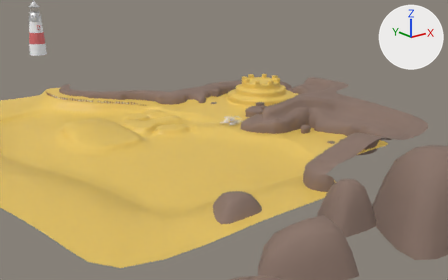
A saved change to the glTF model models/beach_1/beach.glb.
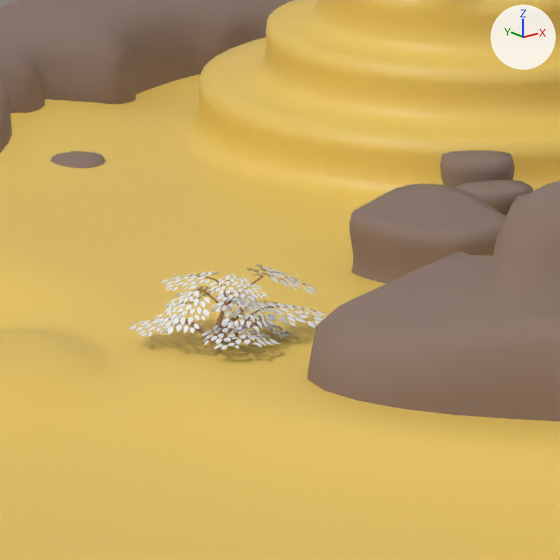
There are two pictures of each version: one from a 50 mm lens placed at (-505.8, -616.1, 236.4), pointed at (-11.8, 1.3, -10.5), one close up on the part from 46% to 60% of the width and 30% to 53% of the height. Arrows for +X, +Y and +Z are at upper right; the lights stay in place. Vertices at the same position are counted once.

Before the edit, the objects in view are built like this:
```python
me_sand = bpy.data.meshes.new('sand')
me_sand.from_pydata(...)  # 6510 vertices, 12224 faces; spans x -374.0..248.0, y -387.0..357.0, z -19.0..60.0
# faces by material slot: [7256, 4968]
me_sand.materials.append(mat_sand)  # yellow #e7c45f
me_sand.materials.append(mat_cliff)  # brown #897367
me_tree1 = bpy.data.meshes.new('Tree1')
me_tree1.from_pydata(...)  # 1476 vertices, 2552 faces; spans x -16.9..17.0, y -16.1..16.6, z 0.0..21.0
# faces by material slot: [2424, 128]
me_tree1.materials.append(mat_treebark)  # brown #ac815e
me_tree1.materials.append(mat_treeleaves)
ob_sand = bpy.data.objects.new('sand', me_sand)
ob_sand.location = (0.0, 0.0, 0.0)
ob_tree1 = bpy.data.objects.new('Tree1', me_tree1)
ob_tree1.location = (0.0, 0.0, 0.0)
```
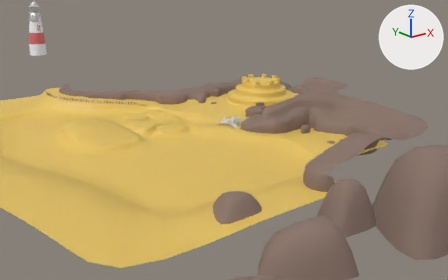
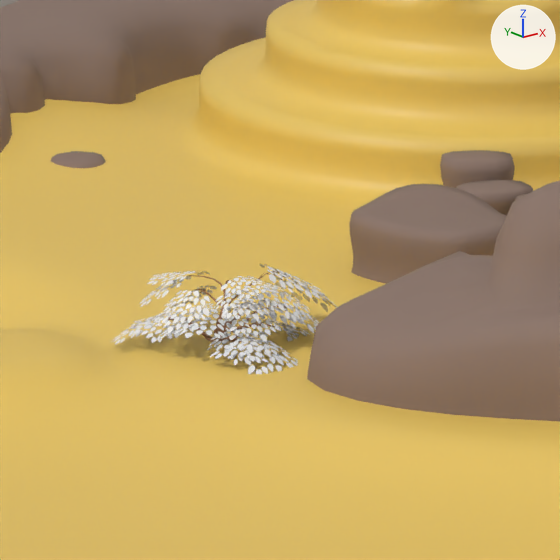
Location of each change, (x1, y1, x2, y2) in pixels of the close-ups (560 x 560 px):
'Tree1', reshaped: before (129, 264, 328, 350); after (110, 264, 337, 374)
part 1 of me_tree1, rebuilt: before (129, 314, 182, 337); after (132, 311, 188, 343)
part 2 of me_tree1, rebuilt: before (202, 320, 280, 350); after (207, 328, 280, 362)
part 3 of me_tree1, rebuilt (7% wider, 24% shorter): before (160, 271, 218, 291); after (147, 271, 209, 286)
part 4 of me_tree1, rebuilt (14% shorter): before (209, 273, 269, 301); after (221, 276, 283, 300)
part 5 of me_tree1, rebuilt: before (255, 316, 293, 341); after (260, 318, 311, 336)
part 6 of me_tree1, rebuilt (8% narrower, 13% taller): before (247, 264, 317, 294); after (260, 264, 324, 298)
part 7 of me_tree1, rebuilt: before (215, 287, 274, 333); after (216, 290, 275, 321)
part 8 of me_tree1, built on: before (211, 298, 328, 328); after (110, 276, 337, 374)

Edits to the bpy script that builds the scene:
```text
Change me_tree1:
    used by ob_tree1; location = (0.0, 0.0, 0.0)
    remove me_tree1.from_pydata(...)  # 1476 vertices, 2552 faces; spans x -16.9..17.0, y -16.1..16.6, z 0.0..21.0
    add me_tree1.from_pydata(...)  # 2082 vertices, 3384 faces; spans x -18.0..20.0, y -20.9..19.8, z 0.0..21.0
    me_tree1 part 1: the loose piece of 9 vertices spanning x -16.9..-3.6, y -0.6..12.6, z 11.5..14.5 is rebuilt with 25 vertices and now spans x -16.6..-4.9, y -1.1..10.9, z 10.6..14.6
    me_tree1 part 2: the loose piece of 9 vertices spanning x -12.2..2.6, y -16.1..-1.4, z 11.9..14.4 is rebuilt with 25 vertices and now spans x -15.1..1.8, y -20.0..-3.2, z 10.6..14.0
    me_tree1 part 3: the loose piece of 9 vertices spanning x -11.7..1.6, y -2.1..11.1, z 18.0..21.0 is rebuilt with 25 vertices and now spans x -11.1..0.1, y 1.4..12.5, z 18.0..21.0
    me_tree1 part 4: the loose piece of 9 vertices spanning x -8.6..3.3, y -11.4..0.5, z 18.0..21.0 is rebuilt with 25 vertices and now spans x -5.6..4.2, y -11.8..-2.0, z 18.5..20.6
    me_tree1 part 5: the loose piece of 9 vertices spanning x 1.3..12.5, y -9.3..2.8, z 7.4..13.6 is rebuilt with 25 vertices and now spans x 3.6..13.1, y -7.7..2.1, z 8.6..13.1
    me_tree1 part 6: the loose piece of 9 vertices spanning x 4.0..16.9, y -7.4..6.3, z 14.5..21.0 is rebuilt with 25 vertices and now spans x 2.6..18.4, y -10.6..5.5, z 14.5..21.0
    me_tree1 part 7: the loose piece of 9 vertices spanning x -8.3..3.2, y -11.7..-1.4, z 12.8..19.5 is rebuilt with 25 vertices and now spans x -8.8..3.1, y -12.8..-1.2, z 14.5..18.9
    me_tree1 part 8: 6 vertices moved from x 3.0..14.1, y -11.0..10.2, z 12.0..13.1 to x 1.5..11.7, y -5.7..9.5, z 11.2..15.4; 6 vertices removed from x 6.1..17.0, y -14.0..13.3, z 12.0..14.9; 484 vertices added at x -18.0..20.0, y -20.9..19.8, z 1.8..19.9
```
